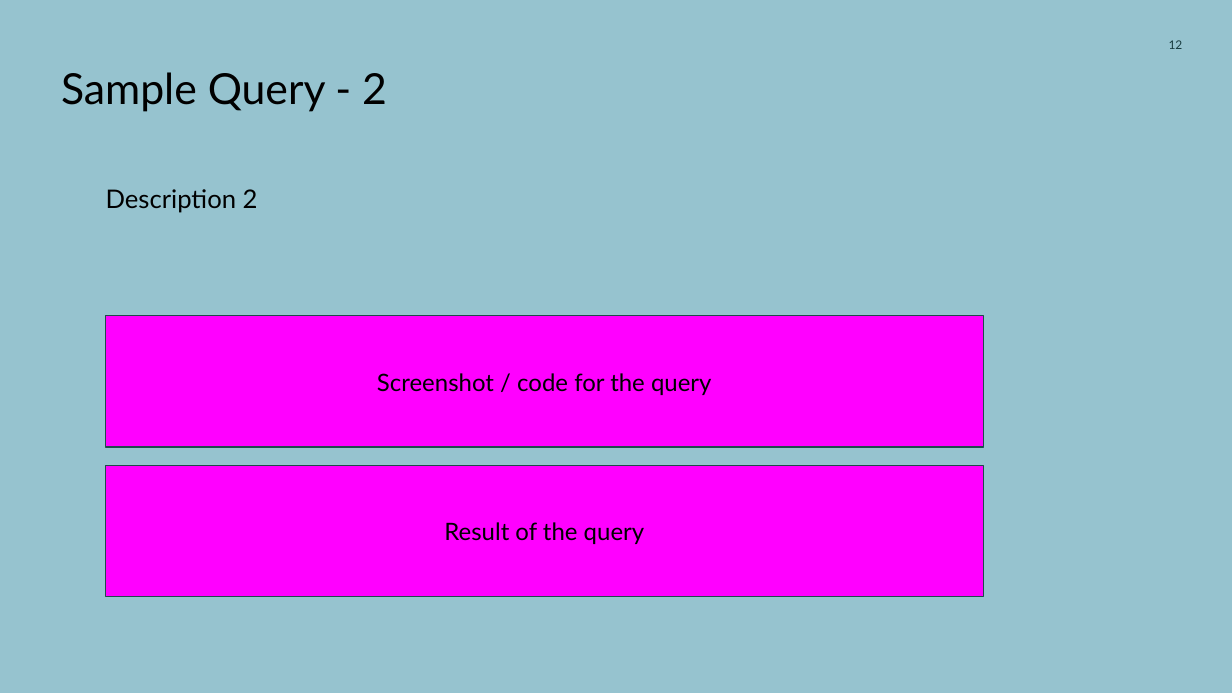
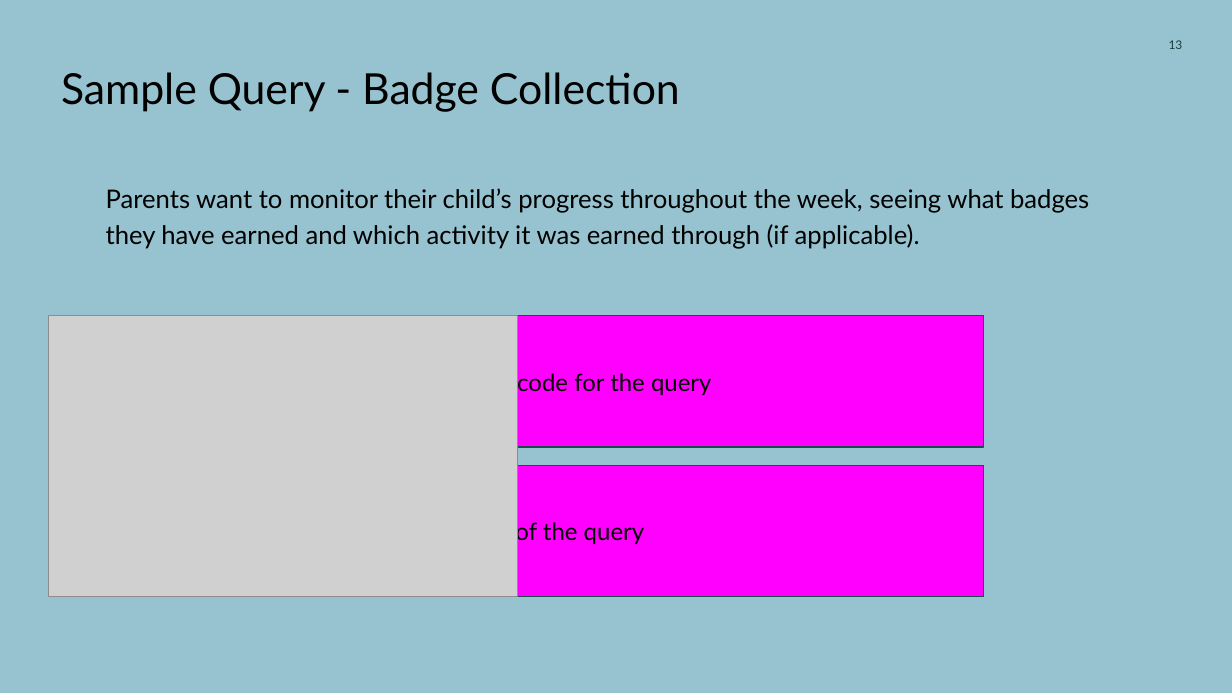
Before and after one commit to zhrangui/torontomu, a slide deck: slide 13 of Final Presentation.pptx (slide 12 before the commit). Drawn at 1232x693 pixels with LibreOffice and Linux fonts; fonts in the diff are those of the drawing; grey boxes stand for pictures. Boxes give left, top, right and bottom in pixels: in the first picture for what was removed or moved away, otherwise in the second. Text is boxed around its words. In the diff, an @@ line names an element or a change of style, - is before the commit and + after.

```diff
--- a/Final Presentation.pptx
+++ b/Final Presentation.pptx
@@ title at <box>61,72,680,112</box>: text changed @@
-Sample Query - 2
+Sample Query - Badge Collection
@@ title at <box>106,188,1089,249</box>: text changed @@
-Description 2
+Parents want to monitor their child’s progress throughout the week, seeing what badges they have earned and which activity it was earned through (if applicable).
@@ picture added at <box>49,315,519,596</box> @@
```
Also in this commit, not shown: 16 other slides changed, 3 slides added, 5 other files.
